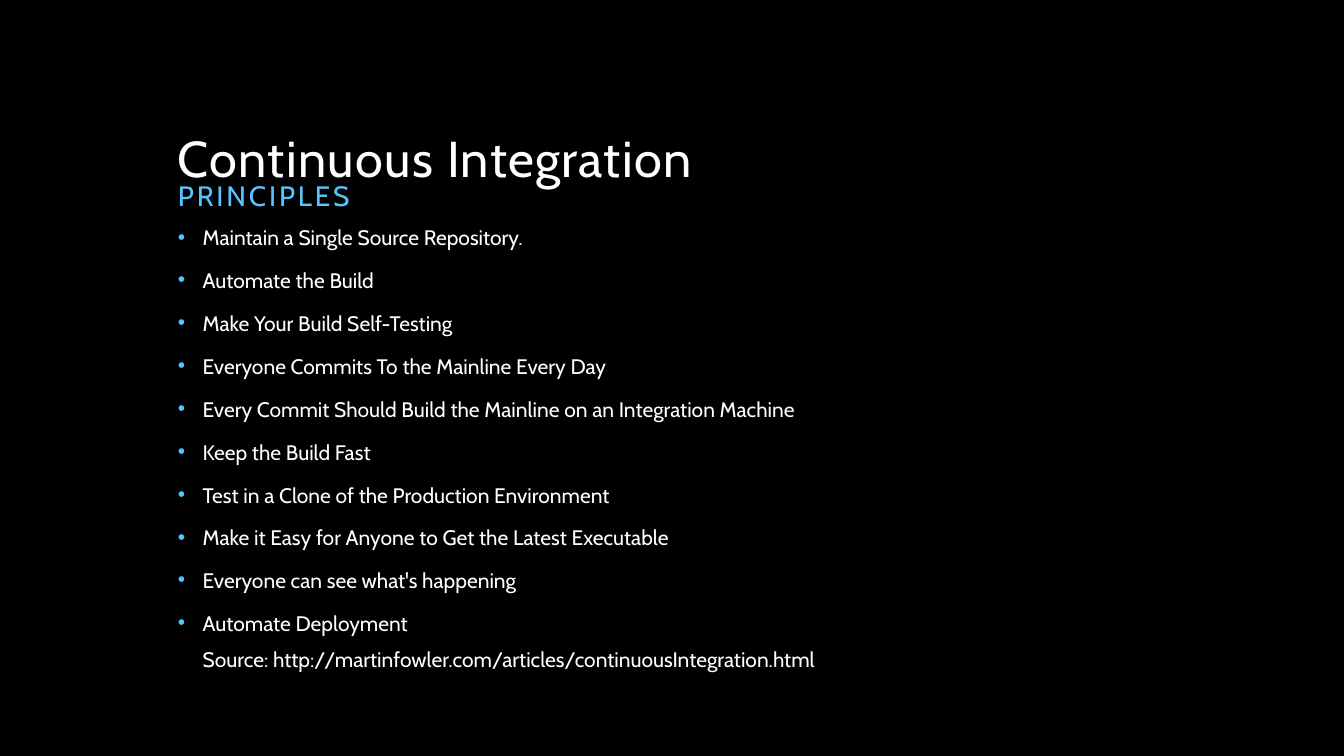
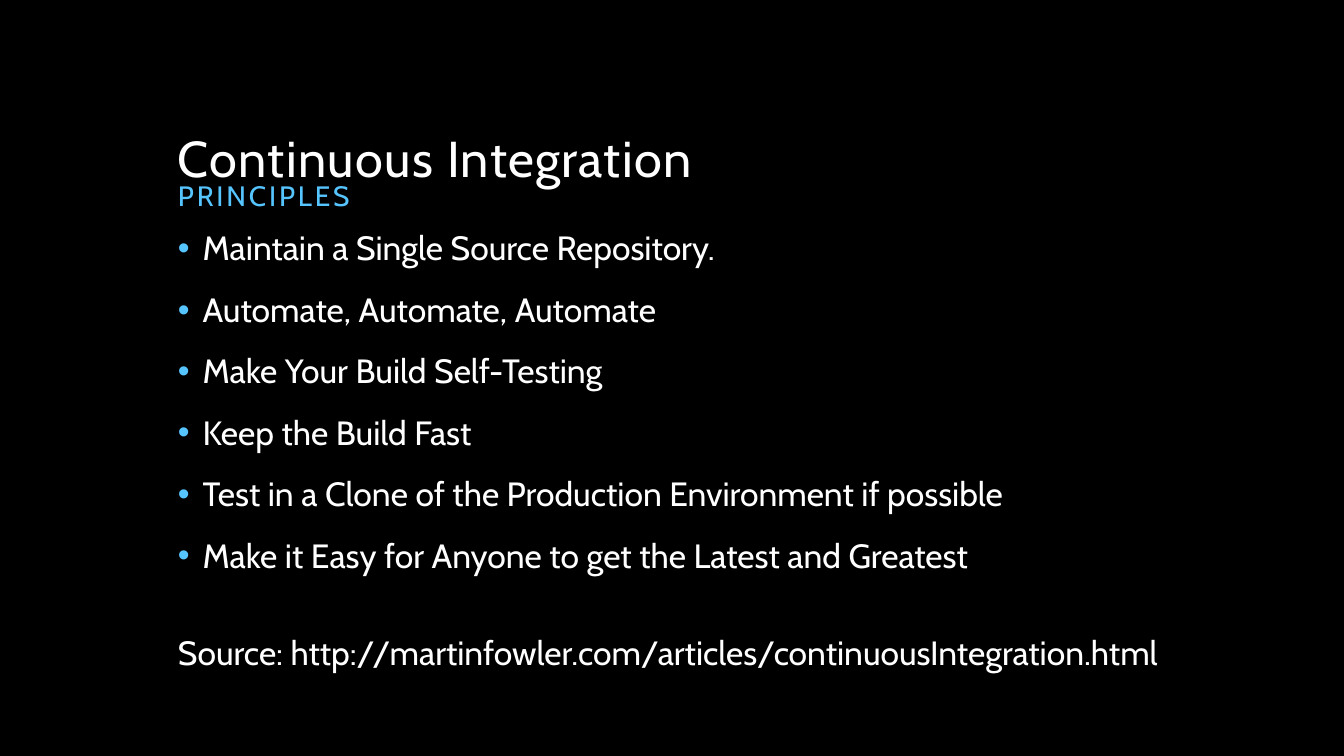
Before and after one commit to JasonvanBrackel/IntroToCiWithJenkins, a slide deck: slide 6 of docs/Introduction to Continuous Integration and Deployment with Jenkins.pptx. Drawn at 1344x756 pixels with LibreOffice and Linux fonts; fonts in the diff are those of the drawing; background and template pictures are left out. Boxes give left, top, right and bottom in pixels: in the first picture for what was removed or moved away, otherwise in the second. Text is boxed around its words. In the diff, an @@ line names an element or a change of style, - is before the commit and + after.

```diff
--- a/docs/Introduction to Continuous Integration and Deployment with Jenkins.pptx
+++ b/docs/Introduction to Continuous Integration and Deployment with Jenkins.pptx
@@ text at [203, 234, 715, 453]: size 15 to 24 pt in "Maintain a Single Source Repository.", "Make Your Build Self-Testing", "Keep the Build Fast"; line spacing 0.7 to 0.9 @@
@@ text at [203, 298, 656, 326]: text changed; size 15 to 24 pt @@
-• Automate the Build
+• Automate, Automate, Automate
@@ text at [203, 358, 795, 423]: paragraphs removed @@
-• Everyone Commits To the Mainline Every Day
-• Every Commit Should Build the Mainline on an Integration Machine
@@ text at [178, 480, 1158, 674]: text changed; size 15 to 24 pt @@
-• Test in a Clone of the Production Environment
-• Make it Easy for Anyone to Get the Latest Executable
-• Everyone can see what's happening
-• Automate Deployment
-  Source: http://martinfowler.com/articles/continuousIntegration.html
+• Test in a Clone of the Production Environment if possible
+• Make it Easy for Anyone to get the Latest and Greatest
+Source: http://martinfowler.com/articles/continuousIntegration.html
```
Also in this commit, not shown: 4 other slides changed, 43 other files.
